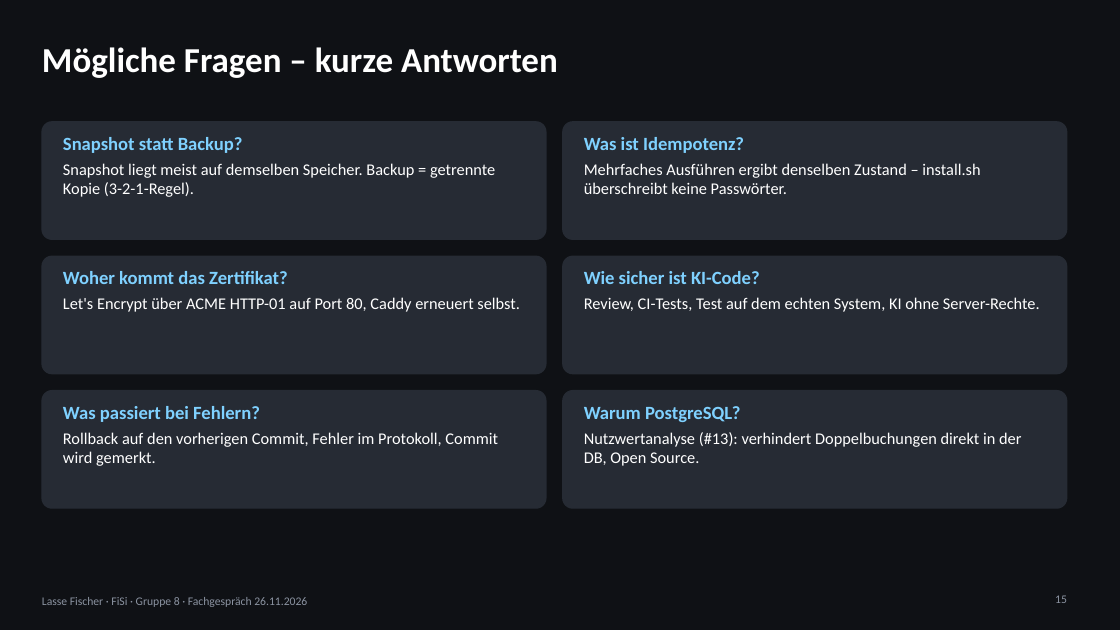
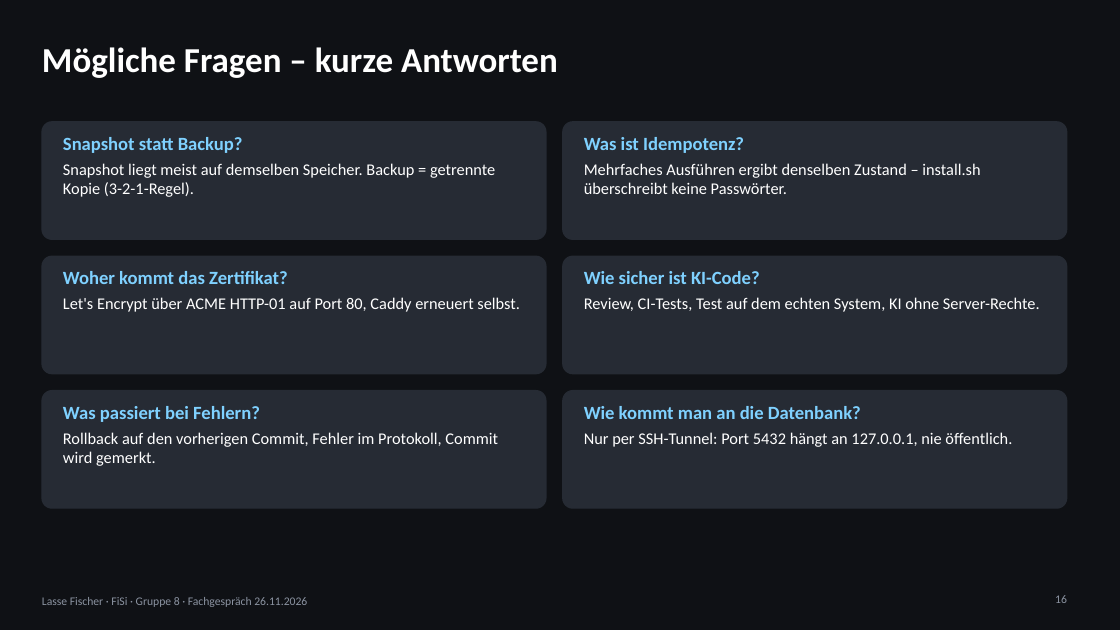
Before and after one commit to 24it1schumacher/Abschlussprojekt_Berufsschule_Gruppe_8, a slide deck: slide 16 of docs/praesentation/Fachgespraech_Lasse_Fischer_2026-11-26.pptx (slide 15 before the commit). Drawn at 1120x630 pixels with LibreOffice and Linux fonts; fonts in the diff are those of the drawing. Boxes give left, top, right and bottom in pixels: in the first picture for what was removed or moved away, otherwise in the second. Text is boxed around its words. In the diff, an @@ line names an element or a change of style, - is before the commit and + after.

```diff
--- a/docs/praesentation/Fachgespraech_Lasse_Fischer_2026-11-26.pptx
+++ b/docs/praesentation/Fachgespraech_Lasse_Fischer_2026-11-26.pptx
@@ text at (x1=584, y1=406, x2=1012, y2=447): text changed @@
-Warum PostgreSQL?
-Nutzwertanalyse (#13): verhindert Doppelbuchungen direkt in der DB, Open Source.
+Wie kommt man an die Datenbank?
+Nur per SSH-Tunnel: Port 5432 hängt an 127.0.0.1, nie öffentlich.
@@ page number at (x1=1055, y1=595, x2=1067, y2=603): text changed @@
-15
+16
```
Also in this commit, not shown: 5 other slides changed, 1 slide added, 5 other files.
